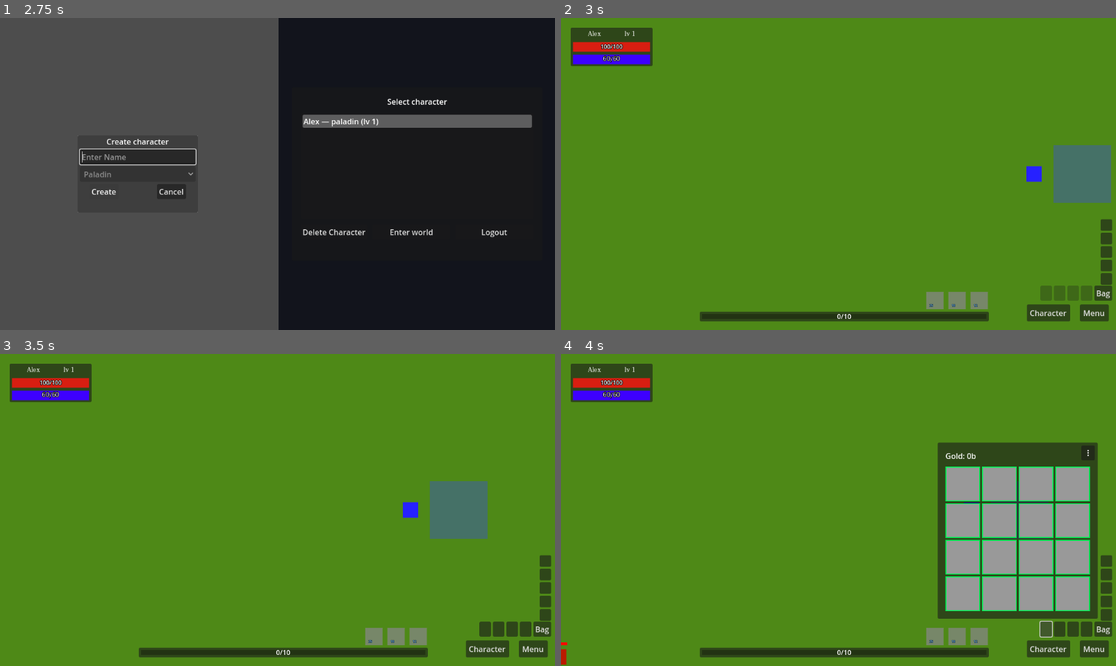
Above: before the commit, frames 1-4 (two rows, left to right).
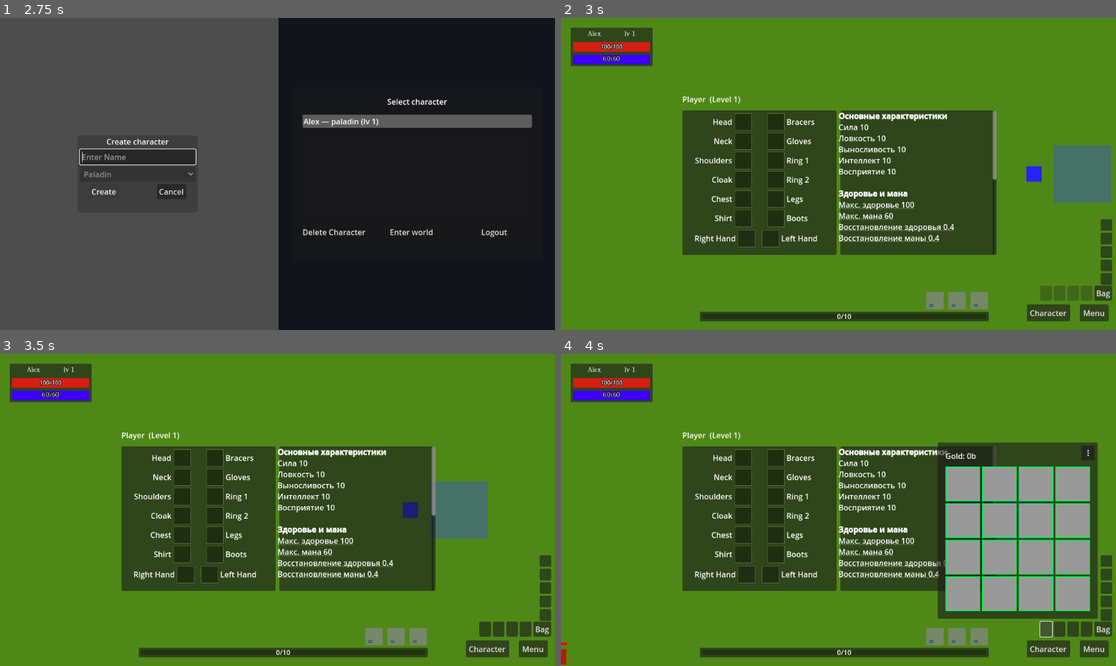
Above: after the commit, the same moments.

Repository: denisshkytko/mmo-mvp-godot
Game: Godot game, scene res://ui/flow/LoginUI.tscn
Same seed, same stepped clock (60 frames per second), same inputs: the game is played once before the commit and once after it. The engine's default icon, where the game draws it, is replaced by a stand-in: a white triangle on a blue panel in a dark square.
Inputs (mouse positions are in pixels of both pictures, inside the frame that each line leads up to):
- Up to frame 1 (2.75 s): click "Sign in" at 0.5 s; click (138, 155) at 1.27 s; type "Alex" at 1.35 s; click "Create" at 2 s
- Up to frame 2 (3 s): click "Enter world" at 2.75 s
- Up to frame 3 (3.5 s): no input
- Up to frame 4 (4 s): click (1043, 628) at 3.5 s

Frame 1 is identical in both runs. In frame 2, 26% of the frame differs, in the area x 21-79%, y 25-76%; in frame 3, 26%; in frame 4, 23%.

Commit message:
Adjust CharacterHUD layout and tooltip text (scene-only changes)

Diff:
--- a/ui/game/hud/CharacterHUD.tscn
+++ b/ui/game/hud/CharacterHUD.tscn
@@ -20,11 +20,10 @@
 text = "Character"
 
 [node name="Panel" type="Panel" parent="."]
-visible = false
+unique_name_in_owner = true
 layout_mode = 0
 size_flags_horizontal = 3
 size_flags_vertical = 3
-unique_name_in_owner = true
 
 [node name="MarginContainer" type="MarginContainer" parent="Panel"]
 layout_mode = 1
@@ -43,23 +42,22 @@
 theme_override_constants/separation = 5
 
 [node name="TitleLabel" type="Label" parent="Panel/MarginContainer/VBoxContainer"]
+unique_name_in_owner = true
 custom_minimum_size = Vector2(290, 30)
 layout_mode = 2
 text = "Character"
-unique_name_in_owner = true
 
 [node name="ContentRow" type="HBoxContainer" parent="Panel/MarginContainer/VBoxContainer"]
-custom_minimum_size = Vector2(510, 270)
 layout_mode = 2
 size_flags_horizontal = 3
 theme_override_constants/separation = 8
 
 [node name="EquipmentPanel" type="Panel" parent="Panel/MarginContainer/VBoxContainer/ContentRow"]
-custom_minimum_size = Vector2(220, 270)
+unique_name_in_owner = true
+custom_minimum_size = Vector2(320, 300)
 layout_mode = 2
 size_flags_horizontal = 3
 size_flags_vertical = 3
-unique_name_in_owner = true
 
 [node name="Margin" type="MarginContainer" parent="Panel/MarginContainer/VBoxContainer/ContentRow/EquipmentPanel"]
 layout_mode = 1
@@ -80,14 +78,18 @@
 [node name="ClothingRow" type="HBoxContainer" parent="Panel/MarginContainer/VBoxContainer/ContentRow/EquipmentPanel/Margin/EquipmentVBox"]
 layout_mode = 2
 theme_override_constants/separation = 6
+alignment = 1
 
 [node name="ClothingLeftColumn" type="VBoxContainer" parent="Panel/MarginContainer/VBoxContainer/ContentRow/EquipmentPanel/Margin/EquipmentVBox/ClothingRow"]
-layout_mode = 2
-theme_override_constants/separation = 4
+custom_minimum_size = Vector2(120, 236)
+layout_mode = 2
+theme_override_constants/separation = 4
+alignment = 2
 
 [node name="HeadRow" type="HBoxContainer" parent="Panel/MarginContainer/VBoxContainer/ContentRow/EquipmentPanel/Margin/EquipmentVBox/ClothingRow/ClothingLeftColumn"]
 layout_mode = 2
 theme_override_constants/separation = 4
+alignment = 2
 
 [node name="HeadLabel" type="Label" parent="Panel/MarginContainer/VBoxContainer/ContentRow/EquipmentPanel/Margin/EquipmentVBox/ClothingRow/ClothingLeftColumn/HeadRow"]
 layout_mode = 2
@@ -110,6 +112,7 @@
 [node name="NeckRow" type="HBoxContainer" parent="Panel/MarginContainer/VBoxContainer/ContentRow/EquipmentPanel/Margin/EquipmentVBox/ClothingRow/ClothingLeftColumn"]
 layout_mode = 2
 theme_override_constants/separation = 4
+alignment = 2
 
 [node name="NeckLabel" type="Label" parent="Panel/MarginContainer/VBoxContainer/ContentRow/EquipmentPanel/Margin/EquipmentVBox/ClothingRow/ClothingLeftColumn/NeckRow"]
 layout_mode = 2
@@ -132,6 +135,7 @@
 [node name="ShouldersLeftRow" type="HBoxContainer" parent="Panel/MarginContainer/VBoxContainer/ContentRow/EquipmentPanel/Margin/EquipmentVBox/ClothingRow/ClothingLeftColumn"]
 layout_mode = 2
 theme_override_constants/separation = 4
+alignment = 2
 
 [node name="ShouldersLeftLabel" type="Label" parent="Panel/MarginContainer/VBoxContainer/ContentRow/EquipmentPanel/Margin/EquipmentVBox/ClothingRow/ClothingLeftColumn/ShouldersLeftRow"]
 layout_mode = 2
@@ -154,6 +158,7 @@
 [node name="CloakLeftRow" type="HBoxContainer" parent="Panel/MarginContainer/VBoxContainer/ContentRow/EquipmentPanel/Margin/EquipmentVBox/ClothingRow/ClothingLeftColumn"]
 layout_mode = 2
 theme_override_constants/separation = 4
+alignment = 2
 
 [node name="CloakLeftLabel" type="Label" parent="Panel/MarginContainer/VBoxContainer/ContentRow/EquipmentPanel/Margin/EquipmentVBox/ClothingRow/ClothingLeftColumn/CloakLeftRow"]
 layout_mode = 2
@@ -176,6 +181,7 @@
 [node name="ChestRow" type="HBoxContainer" parent="Panel/MarginContainer/VBoxContainer/ContentRow/EquipmentPanel/Margin/EquipmentVBox/ClothingRow/ClothingLeftColumn"]
 layout_mode = 2
 theme_override_constants/separation = 4
+alignment = 2
 
 [node name="ChestLabel" type="Label" parent="Panel/MarginContainer/VBoxContainer/ContentRow/EquipmentPanel/Margin/EquipmentVBox/ClothingRow/ClothingLeftColumn/ChestRow"]
 layout_mode = 2
@@ -198,6 +204,7 @@
 [node name="ShirtLeftRow" type="HBoxContainer" parent="Panel/MarginContainer/VBoxContainer/ContentRow/EquipmentPanel/Margin/EquipmentVBox/ClothingRow/ClothingLeftColumn"]
 layout_mode = 2
 theme_override_constants/separation = 4
+alignment = 2
 
 [node name="ShirtLeftLabel" type="Label" parent="Panel/MarginContainer/VBoxContainer/ContentRow/EquipmentPanel/Margin/EquipmentVBox/ClothingRow/ClothingLeftColumn/ShirtLeftRow"]
 layout_mode = 2
@@ -218,11 +225,12 @@
 stretch_mode = 5
 
 [node name="ClothingDividerColumn" type="Control" parent="Panel/MarginContainer/VBoxContainer/ContentRow/EquipmentPanel/Margin/EquipmentVBox/ClothingRow"]
-custom_minimum_size = Vector2(8, 1)
+custom_minimum_size = Vector2(20, 20)
 layout_mode = 2
 size_flags_vertical = 3
 
 [node name="ClothingRightColumn" type="VBoxContainer" parent="Panel/MarginContainer/VBoxContainer/ContentRow/EquipmentPanel/Margin/EquipmentVBox/ClothingRow"]
+custom_minimum_size = Vector2(120, 236)
 layout_mode = 2
 theme_override_constants/separation = 4
 
@@ -361,13 +369,13 @@
 [node name="WeaponsRow" type="HBoxContainer" parent="Panel/MarginContainer/VBoxContainer/ContentRow/EquipmentPanel/Margin/EquipmentVBox"]
 layout_mode = 2
 theme_override_constants/separation = 10
+alignment = 1
 
 [node name="WeaponsLeftSpacer" type="Control" parent="Panel/MarginContainer/VBoxContainer/ContentRow/EquipmentPanel/Margin/EquipmentVBox/WeaponsRow"]
-custom_minimum_size = Vector2(8, 1)
-layout_mode = 2
-size_flags_horizontal = 3
+layout_mode = 2
 
 [node name="RightHandRow" type="HBoxContainer" parent="Panel/MarginContainer/VBoxContainer/ContentRow/EquipmentPanel/Margin/EquipmentVBox/WeaponsRow"]
+custom_minimum_size = Vector2(130, 36)
 layout_mode = 2
 theme_override_constants/separation = 4
 
@@ -390,6 +398,7 @@
 stretch_mode = 5
 
 [node name="LeftHandRow" type="HBoxContainer" parent="Panel/MarginContainer/VBoxContainer/ContentRow/EquipmentPanel/Margin/EquipmentVBox/WeaponsRow"]
+custom_minimum_size = Vector2(130, 36)
 layout_mode = 2
 theme_override_constants/separation = 4
 
@@ -412,11 +421,10 @@
 text = "Left Hand"
 
 [node name="WeaponsRightSpacer" type="Control" parent="Panel/MarginContainer/VBoxContainer/ContentRow/EquipmentPanel/Margin/EquipmentVBox/WeaponsRow"]
-custom_minimum_size = Vector2(8, 1)
-layout_mode = 2
-size_flags_horizontal = 3
+layout_mode = 2
 
 [node name="StatsPanel" type="Panel" parent="Panel/MarginContainer/VBoxContainer/ContentRow"]
+custom_minimum_size = Vector2(320, 300)
 layout_mode = 2
 size_flags_horizontal = 3
 size_flags_vertical = 3
@@ -432,11 +440,12 @@
 horizontal_scroll_mode = 0
 
 [node name="StatsText" type="RichTextLabel" parent="Panel/MarginContainer/VBoxContainer/ContentRow/StatsPanel/StatsScroll"]
+unique_name_in_owner = true
 z_index = 200
 custom_minimum_size = Vector2(320, 255)
 layout_mode = 2
 fit_content = true
-unique_name_in_owner = true
 
 [node name="TooltipPanel" parent="." instance=ExtResource("2_0n5q6")]
 z_index = 500
+layout_mode = 0
--- a/ui/game/hud/tooltip_text_builder.gd
+++ b/ui/game/hud/tooltip_text_builder.gd
@@ -22,10 +22,10 @@
 			return "#ffffff"
 
 static func format_money_bbcode(bronze_total: int) -> String:
-	var total := max(0, int(bronze_total))
-	var gold := int(total / 10000)
-	var silver := int((total % 10000) / 100)
-	var bronze := int(total % 100)
+	var total : int = max(0, int(bronze_total))
+	var gold : int = int(total / 10000)
+	var silver : int = int((total % 10000) / 100)
+	var bronze : int = int(total % 100)
 
 	var parts: Array[String] = []
 	if gold > 0:
Not shown: 1 places in ui/game/hud/CharacterHUD.tscn that only renumber resources
